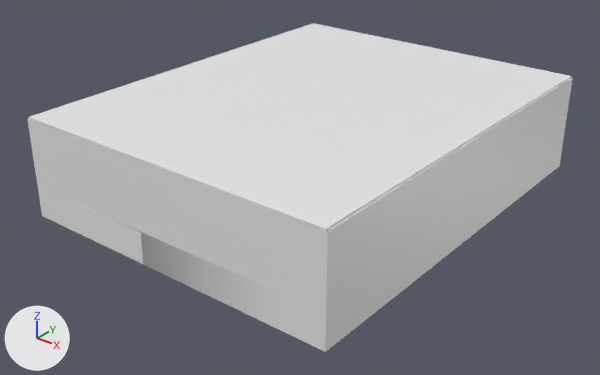
Renders of the FBX model TBA-MasterD/Assets/Prefabs/Tiago/base_objects/garagem_1.fbx from each side of a commit.
Rendered twice from a camera (50 mm lens) standing at (61.9, -90.6, 46.3) and looking at (-5.1, -6.7, -5.7). Every picture has the same lights, and +X, +Y and +Z are marked at lower left. Where no turn or scale is listed for an object, it has been applied to the vertices.

Objects in the first picture: 'paredes.001', 'porta_garagem', 'teto.001'.
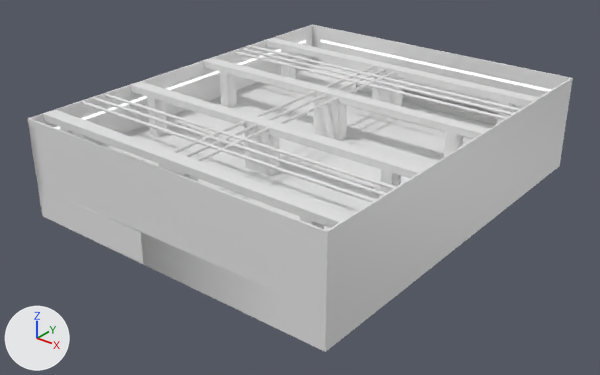
Changed parts and their boxes (x1, y1, x2, y2) in the pictures (600 x 375 px):
'teto.001', deleted: before (28, 23, 571, 231)
'pilar.010', unchanged, uncovered by the edit: after (43, 38, 539, 229)
'Chao_piso0.002', unchanged, uncovered by the edit: after (97, 62, 497, 230)
'tube.015', unchanged, uncovered by the edit: after (82, 45, 520, 202)
'Parede_Ramp.001', unchanged, uncovered by the edit: after (357, 79, 523, 125)

Edits to the bpy script that builds the scene:
```text
Remove ob_teto_001:
    ob_teto_001 = bpy.data.objects.new('teto.001', me_cube_101)
    ob_teto_001.location = (-4.9, -3.0, 7.1)
    ob_teto_001.rotation_euler = (0.0, 0.0, 3.142)  # degrees (0, 0, 180)
    ob_teto_001.scale = (-24.3, -30.2, -0.125)
```
